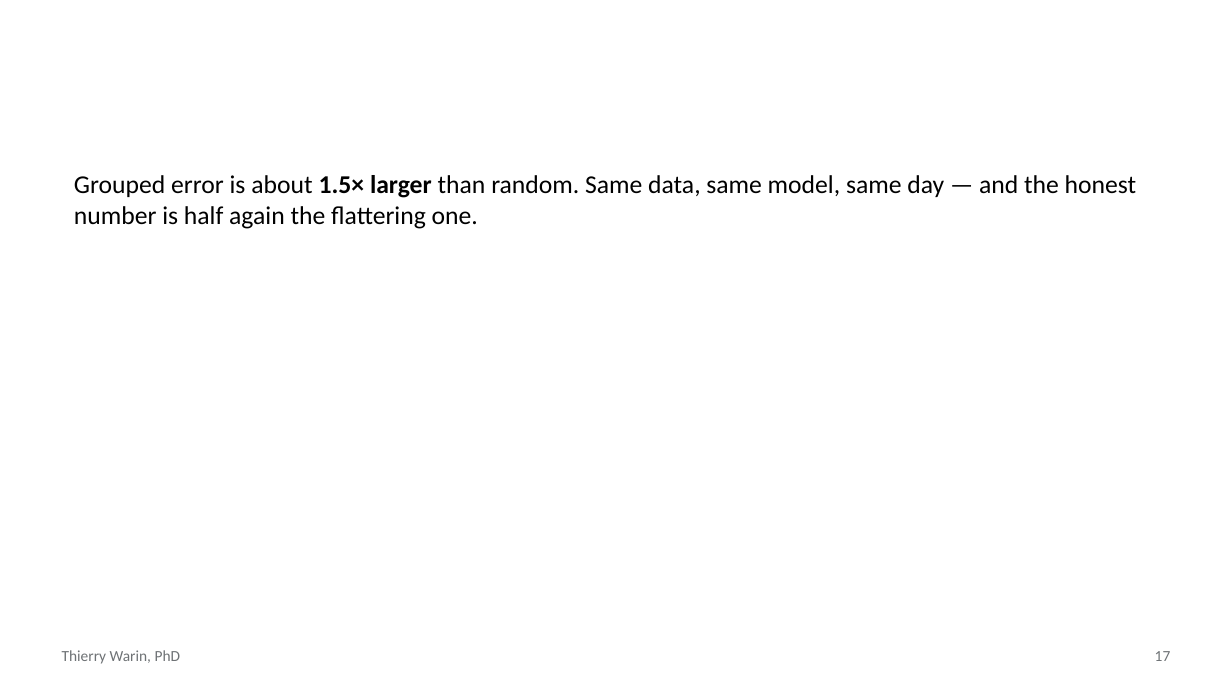
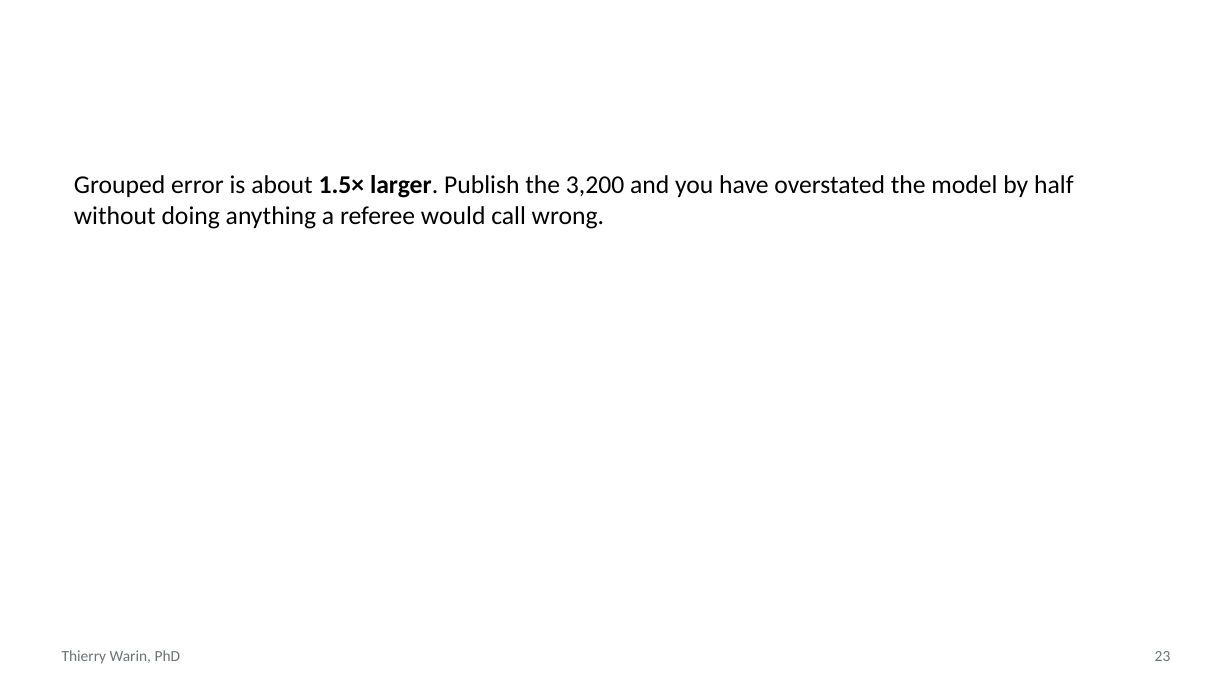
Before and after one commit to warint/quantitative-methods, a slide deck: slide 23 of 04-bias-variance-and-cross-validation/slides.pptx (slide 17 before the commit). Drawn at 1232x693 pixels with LibreOffice and Linux fonts; fonts in the diff are those of the drawing. Boxes give left, top, right and bottom in pixels: in the first picture for what was removed or moved away, otherwise in the second. Text is boxed around its words. In the diff, an @@ line names an element or a change of style, - is before the commit and + after.

```diff
--- a/04-bias-variance-and-cross-validation/slides.pptx
+++ b/04-bias-variance-and-cross-validation/slides.pptx
@@ text at (74,175,1073,229): text changed @@
-Grouped error is about 1.5× larger than random. Same data, same model, same day — and the honest number is half again the flattering one.
+Grouped error is about 1.5× larger. Publish the 3,200 and you have overstated the model by half without doing anything a referee would call wrong.
@@ page number at (1155,651,1171,661): text changed @@
-17
+23
```
Also in this commit, not shown: 8 other slides changed, 16 slides added, 16 slides removed, 4 other files.
